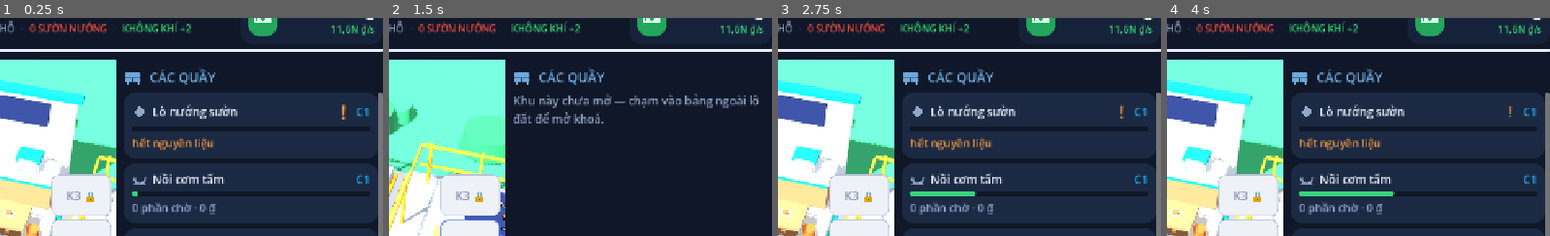
Above: before the commit, frames 1-4 (left to right).
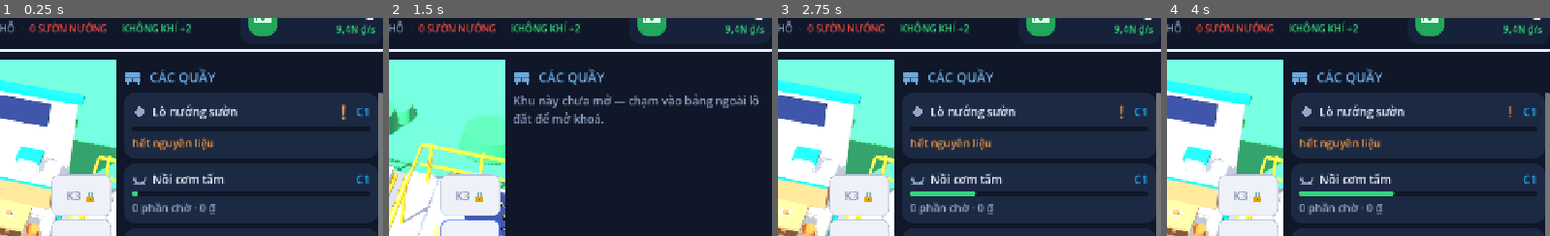
Above: after the commit, the same moments.

Repository: AnhGeek/ComTam-Tycoon
Game: Godot game, scene res://main.tscn
Two runs of this game, one before a commit and one after it. Both use one fixed random seed, a clock stepped at 60 frames per second and the inputs below.
Inputs:
- Up to frame 1 (0.25 s): no input
- Up to frame 2 (1.5 s): click "K3 🔒" at 0.5 s; click "K2 🔒" at 1.25 s
- Up to frame 3 (2.75 s): click "K1" at 2 s
- Up to frame 4 (4 s): click "+" at 2.75 s; click "−" at 3.5 s
The pictures show only the part of the screen within x 49-99%, y 8-58%; the shares and areas given below are measured in that part.

The runs differ from the first frame. In frame 1, 0.1% of the frame differs, in the area x 86-98%, y 3-8%; in frame 2, 0.1%; in frame 3, 0.1%; in frame 4, 0.1%.

Commit message:
Give each street counter the supplies it actually burns
The restock chips exposed the old recipes and they read as nonsense: the grill
wanted rice and pickles, the tea stand wanted a single "trà · đá" jar. Each
street counter now consumes what it really needs — the grill takes grilled ribs
and charcoal, the rice pot rice and gas, the bì & chả table eggs and pork skin,
the tea stand ice and tea — so a shortage names something the player recognises.

Gas and ice join the market for this, and "Trà · đá" is now just tea. Existing
saves fill both new stocks from the fresh-game defaults.

A drag that starts on a chip no longer buys: the chip remembers where the finger
landed and ignores a release more than a chip's width away, so scrolling the
counter list is safe. Verified with a simulated finger — a 60px drag over a chip
leaves the stock alone, a clean tap buys the pack.

Co-Authored-By: Claude Opus 5 <noreply@anthropic.com>

Diff:
--- a/scripts/game_manager.gd
+++ b/scripts/game_manager.gd
@@ -37,8 +37,10 @@
     "bi": {"name": "Bì heo", "unit": "phần", "price": 6000, "pack": 50},
     "cha": {"name": "Chả trứng", "unit": "miếng", "price": 10000, "pack": 50},
     "veg": {"name": "Đồ chua · rau", "unit": "hũ", "price": 3000, "pack": 50},
-    "tea": {"name": "Trà · đá", "unit": "bình", "price": 5000, "pack": 50},
+    "tea": {"name": "Trà", "unit": "bình", "price": 5000, "pack": 50},
+    "ice": {"name": "Đá bi lạnh", "unit": "bao", "price": 3000, "pack": 50},
     "coal": {"name": "Than đá", "unit": "bao", "price": 24000, "pack": 20},
+    "gas": {"name": "Gas", "unit": "bình", "price": 12000, "pack": 20},
     ## Sườn nướng sẵn không mua được ngoài chợ: phải tự nướng ở lò than vỉa hè.
     "grilled": {"name": "Sườn nướng sẵn", "unit": "miếng", "price": 19000, "pack": 0,
         "shop": false},
@@ -56,16 +58,16 @@
 ## Mỗi quầy = một món; vị trí trong không gian 3D do TycoonWorld tự xếp theo khu.
 const STATIONS := {
     "grill": {"floor": "street", "name": "Lò nướng sườn", "dish": "Cơm tấm sườn", "glyph": "▤",
-        "recipe": {"rice": 1, "grilled": 1, "veg": 1}, "base_price": 45000, "cycle": 12.0,
+        "recipe": {"grilled": 1, "coal": 1}, "base_price": 45000, "cycle": 12.0,
         "batch": 2, "up_cost": 120000},
     "rice": {"floor": "street", "name": "Nồi cơm tấm", "dish": "Cơm tấm trứng", "glyph": "▦",
-        "recipe": {"rice": 1, "egg": 2}, "base_price": 35000, "cycle": 10.0,
+        "recipe": {"rice": 1, "gas": 1}, "base_price": 35000, "cycle": 10.0,
         "batch": 2, "up_cost": 90000},
     "prep": {"floor": "street", "name": "Bàn bì & chả", "dish": "Cơm tấm bì chả", "glyph": "▩",
-        "recipe": {"rice": 1, "bi": 1, "cha": 1}, "base_price": 50000, "cycle": 15.0,
+        "recipe": {"egg": 1, "bi": 1}, "base_price": 50000, "cycle": 15.0,
         "batch": 2, "up_cost": 160000},
     "drink": {"floor": "street", "name": "Quầy trà đá", "dish": "Trà đá · nước sâm", "glyph": "▥",
-        "recipe": {"tea": 1}, "base_price": 10000, "cycle": 8.0,
+        "recipe": {"ice": 1, "tea": 1}, "base_price": 10000, "cycle": 8.0,
         "batch": 3, "up_cost": 60000},
 
     "combo": {"floor": "aircon", "name": "Bàn cơm phần", "dish": "Cơm tấm thập cẩm", "glyph": "▣",
--- a/views/restaurant_view.gd
+++ b/views/restaurant_view.gd
@@ -686,11 +686,17 @@
 		sb.content_margin_top = UIKit.px(1)
 		sb.content_margin_bottom = UIKit.px(1)
 	b.set_meta("ing", ing)
-	b.pressed.connect(_on_buy_chip.bind(ing))
+	# Kéo danh sách mà ngón đặt trúng nút thì nút vẫn nhận cú bấm, thành ra mua
+	# nhầm. Nhớ chỗ đặt ngón, nhả tay xa quá thì coi như chỉ cuộn.
+	b.button_down.connect(func(): b.set_meta("down_at", b.get_global_mouse_position()))
+	b.pressed.connect(_on_buy_chip.bind(b, ing))
 	return b
 
 
-func _on_buy_chip(ing: String) -> void:
+func _on_buy_chip(b: Button, ing: String) -> void:
+	var down_at: Vector2 = b.get_meta("down_at", b.get_global_mouse_position())
+	if down_at.distance_to(b.get_global_mouse_position()) > UIKit.px(20):
+		return
 	var d: Dictionary = GameManager.INGREDIENTS[ing]
 	if not GameManager.can_afford(_pack_cost(ing)):
 		_toast("Chưa đủ tiền nhập " + str(d["name"]).to_lower())
Not shown, changed: export_presets.cfg
